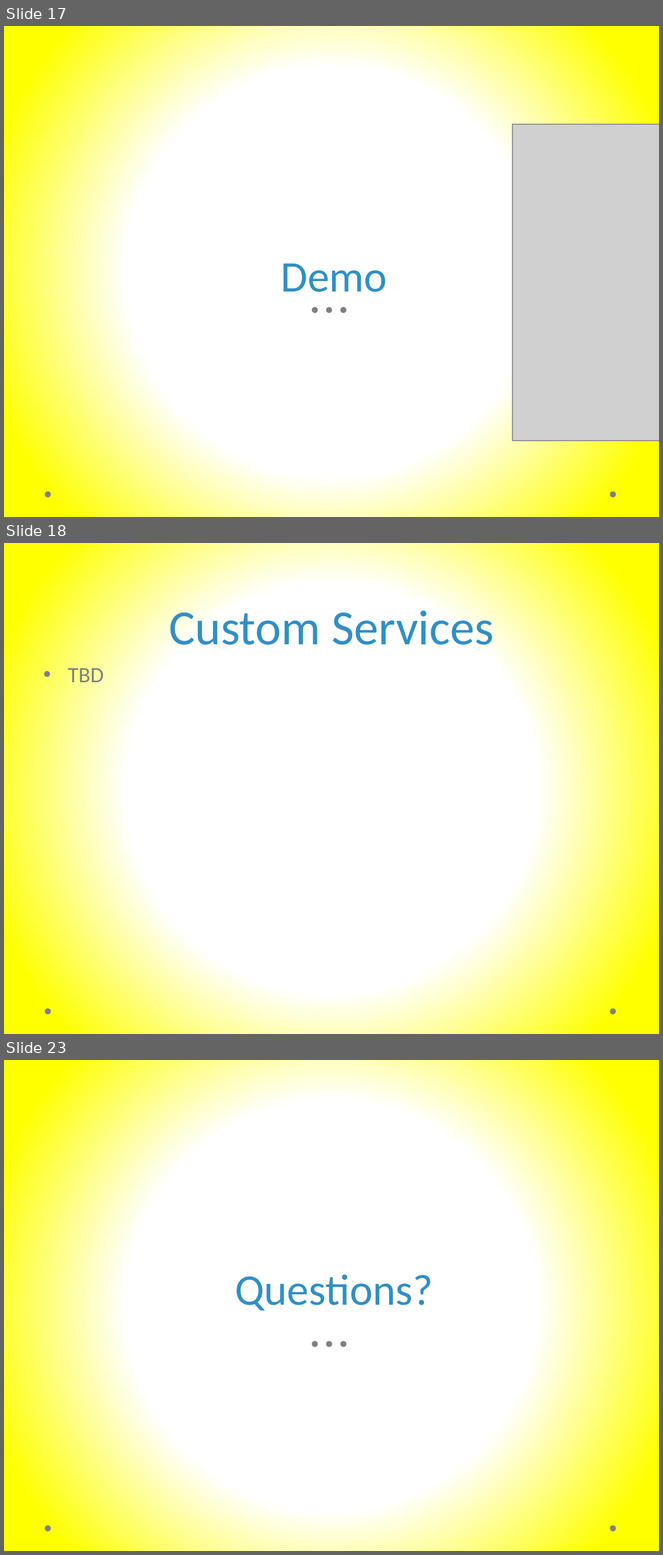
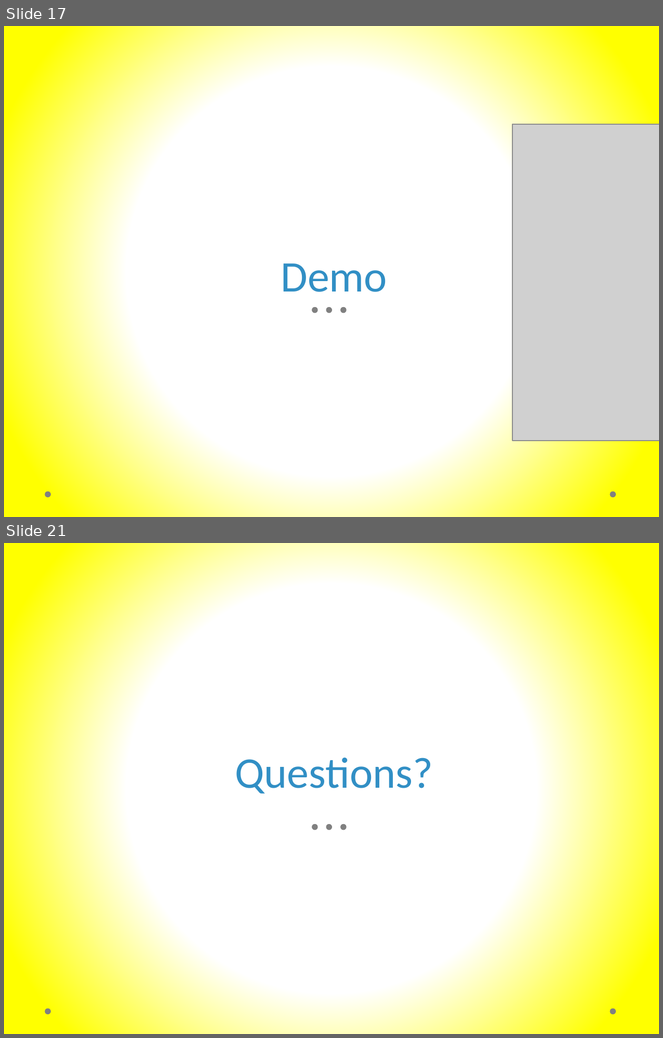
Before and after one commit to murtazahaveliwala/technext-angularjs-demo, a slide deck: Introduction to AngularJs.pptx. Shown one above the other, each under a label of ours: slides 17, 18 and 23 before the commit, slides 17 and 21 after it; the slides between them are not shown. The pictures are 663x1555 and 663x1038 pixels, drawn with LibreOffice and Linux fonts; fonts in the diff are those of the drawing; grey boxes stand for pictures. Boxes give left, top, right and bottom in pixels: in the first picture for what was removed or moved away, otherwise in the second. Text is boxed around its words. In the diff, an @@ line names an element or a change of style, - is before the commit and + after.

Commit message:
Filled DI and Services slides with content, removed 'Custom Service' slide

```diff
--- a/Introduction to AngularJs.pptx
+++ b/Introduction to AngularJs.pptx
@@ slide 18 removed at <box>4,543,659,1034</box>, background gradient #FFFFFF to #FFFF00; not listed: 2 template elements that a slide beside it also shows @@
@@ title removed at <box>169,603,494,645</box> @@
-Custom Services
@@ text removed at <box>68,668,104,688</box> @@
-• TBD
@@ what was slide 23 is now slide 21 @@
```
Also in this commit, not shown: 11 slides changed, 1 other slide removed.
